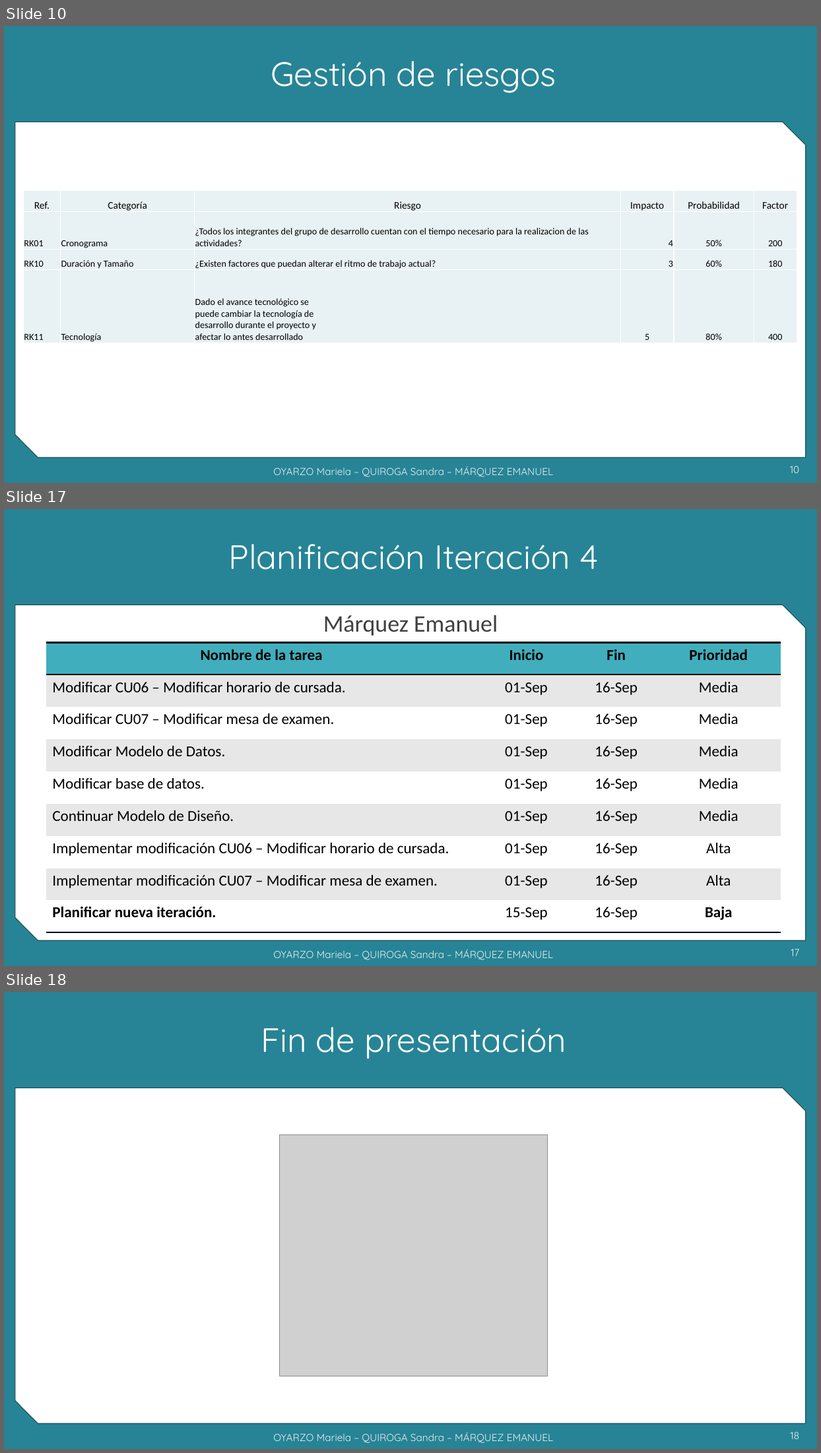
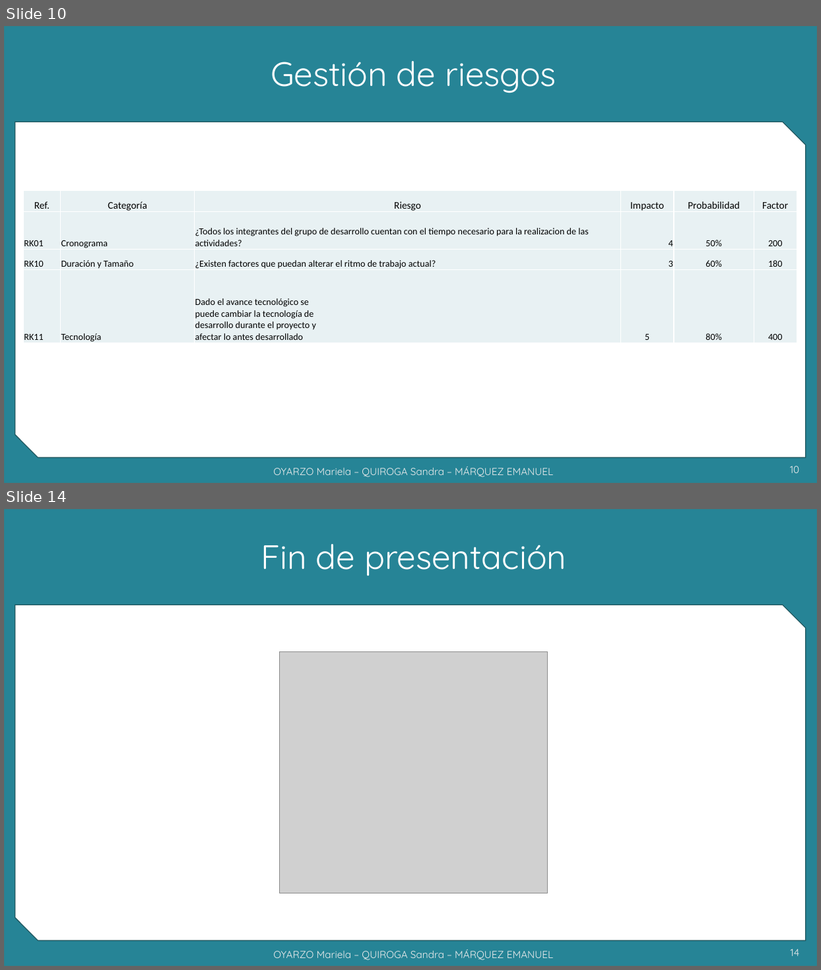
Before and after one commit to grupoyenu/yenu, a slide deck: 08. Presentaciones/Presentación 10 - 21.11.19.pptx. Shown one above the other, each under a label of ours: slides 10, 17 and 18 before the commit, slides 10 and 14 after it; the slides between them are not shown. The pictures are 821x1453 and 821x970 pixels, drawn with LibreOffice and Linux fonts; fonts in the diff are those of the drawing; grey boxes stand for pictures; background and template pictures are left out. Boxes give left, top, right and bottom in pixels: in the first picture for what was removed or moved away, otherwise in the second. Text is boxed around its words. In the diff, an @@ line names an element or a change of style, - is before the commit and + after.

```diff
--- a/08. Presentaciones/Presentación 10 - 21.11.19.pptx
+++ b/08. Presentaciones/Presentación 10 - 21.11.19.pptx
@@ slide 17 removed at (x1=4, y1=509, x2=817, y2=966), background #F2F2F2; not listed: 2 template elements that a slide beside it also shows @@
@@ title removed at (x1=229, y1=544, x2=599, y2=570) @@
-Planificación Iteración 4
@@ text removed at (x1=323, y1=615, x2=498, y2=636) @@
-Márquez Emanuel
@@ table removed at (x1=46, y1=642, x2=781, y2=933), 9 rows, 4 columns @@
-Nombre de la tarea | Inicio | Fin | Prioridad
-Modificar CU06 – Modificar horario de cursada. | 01-Sep | 16-Sep | Media
-Modificar CU07 – Modificar mesa de examen. | 01-Sep | 16-Sep | Media
-Modificar Modelo de Datos. | 01-Sep | 16-Sep | Media
-Modificar base de datos. | 01-Sep | 16-Sep | Media
-Continuar Modelo de Diseño. | 01-Sep | 16-Sep | Media
-Implementar modificación CU06 – Modificar horario de cursada. | 01-Sep | 16-Sep | Alta
-Implementar modificación CU07 – Modificar mesa de examen. | 01-Sep | 16-Sep | Alta
-Planificar nueva iteración. | 15-Sep | 16-Sep | Baja
@@ text removed at (x1=273, y1=950, x2=554, y2=960) @@
-OYARZO Mariela – QUIROGA Sandra – MÁRQUEZ EMANUEL
@@ page number removed at (x1=791, y1=949, x2=799, y2=956) @@
-17
@@ what was slide 18 is now slide 14 @@
@@ page number at (x1=791, y1=949, x2=800, y2=956): text changed @@
-18
+14
```
Also in this commit, not shown: 6 slides changed, 3 other slides removed.
